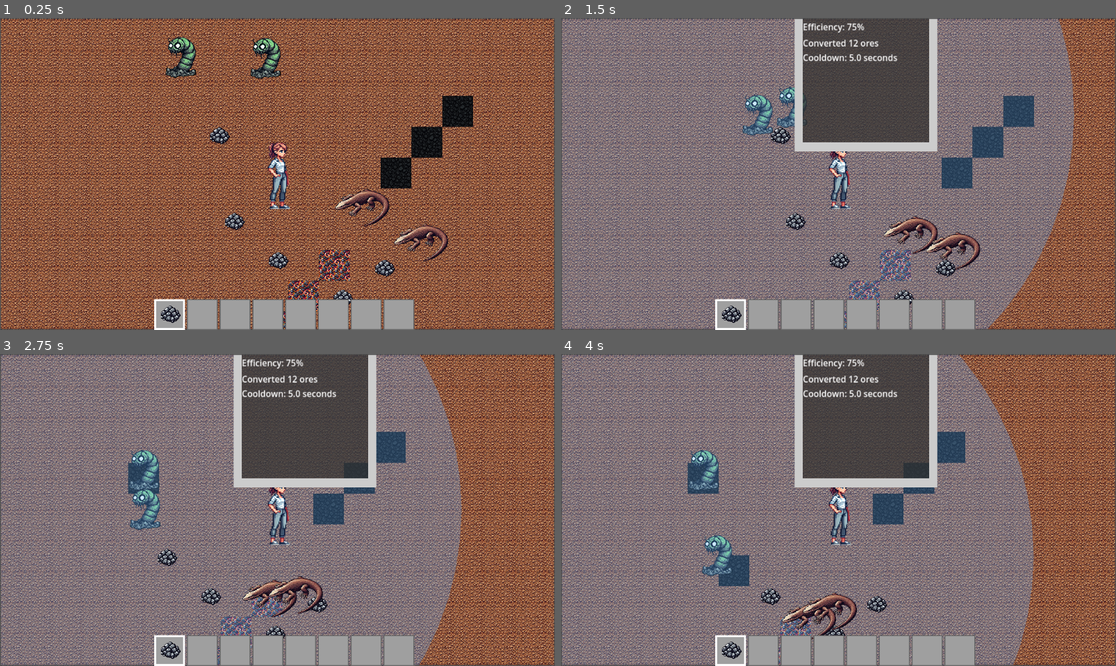
Above: before the commit, frames 1-4 (two rows, left to right).
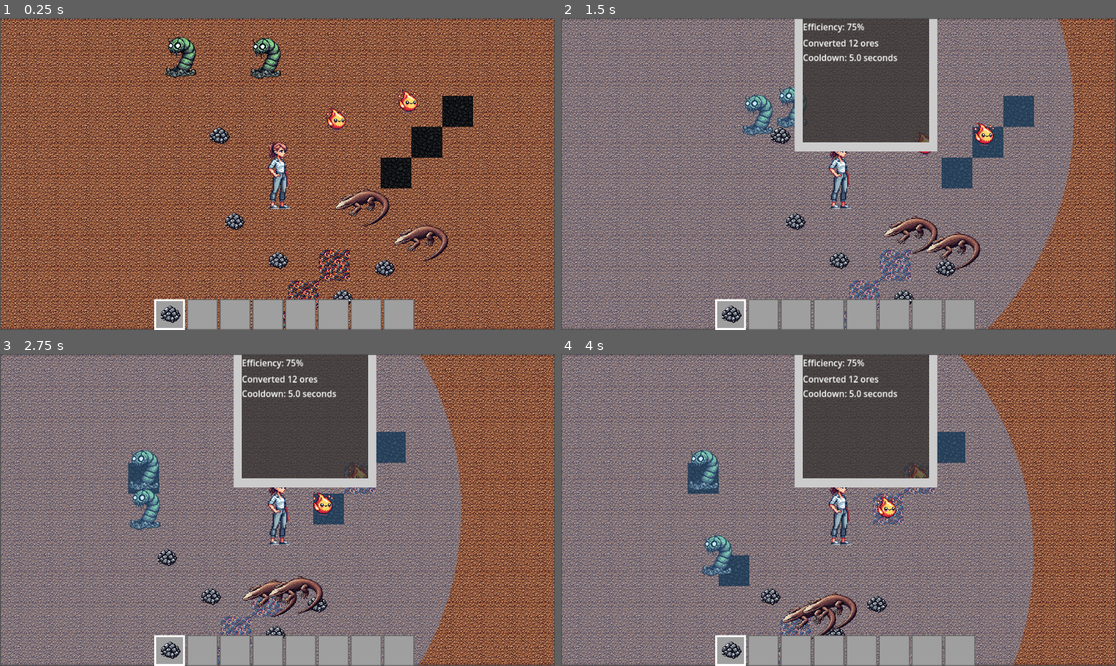
Above: after the commit, the same moments.

Repository: aaronjmcd2/ecomonster-project
Game: Godot game, scene res://scenes/Main.tscn
Same seed, same stepped clock (60 frames per second), same inputs: the game is played once before the commit and once after it.
Inputs (mouse positions are in pixels of both pictures, inside the frame that each line leads up to):
- Up to frame 1 (0.25 s): no input
- Up to frame 2 (1.5 s): drag from (821, 67) to (794, 220) at 0.52 s; drag from (755, 102) to (794, 220) at 1.27 s
- Up to frame 3 (2.75 s): move the mouse to (172, 650) at 2.02 s; hold Right (ui_right) from 2.03 s (still down); hold Ctrl from 2.03 s (still down); click (172, 650) at 2.17 s
- Up to frame 4 (4 s): release Right (ui_right) at 2.75 s; release Ctrl at 2.75 s; drag from (760, 650) to (877, 603) at 2.77 s; drag from (794, 650) to (866, 510) at 3.52 s

The runs differ from the first frame. In frame 1, 0.4% of the frame differs, in the area x 58-76%, y 22-37%; in frame 2, 0.2%; in frame 3, 0.4%; in frame 4, 0.7%, in the area x 56-68%, y 34-55%.

Commit message:
Updated FireElemental script

Diff:
--- a/scenes/Main.tscn
+++ b/scenes/Main.tscn
@@ -7,6 +7,7 @@
 [ext_resource type="PackedScene" uid="uid://diaywsr5x8gc8" path="res://scenes/CoalWorm.tscn" id="4_vcsgt"]
 [ext_resource type="PackedScene" uid="uid://b7he5tq8l7t7i" path="res://scenes/Dragon.tscn" id="6_c01mt"]
 [ext_resource type="PackedScene" uid="uid://ccfcrl5wxjvor" path="res://scenes/MonsterInfoPopup.tscn" id="7_nxtc6"]
+[ext_resource type="PackedScene" uid="uid://dmu5gj4pq8apf" path="res://scenes/FireElemental.tscn" id="9_lhr70"]
 [ext_resource type="PackedScene" uid="uid://dskqqlloghbas" path="res://scenes/UI/InventoryUI.tscn" id="9_q8u5g"]
 
 [node name="Main" type="Node2D"]
@@ -21,15 +22,9 @@
 
 [node name="CoalWorm" parent="TileMap" instance=ExtResource("4_vcsgt")]
 position = Vector2(-400, -353)
-search_radius = null
-cooldown_time = null
-speed = null
 
 [node name="CoalWorm2" parent="TileMap" instance=ExtResource("4_vcsgt")]
 position = Vector2(-596, -359)
-search_radius = null
-cooldown_time = null
-speed = null
 
 [node name="Player" parent="." instance=ExtResource("2_rvslj")]
 z_index = 10
@@ -61,3 +56,9 @@
 
 [node name="Dragon2" parent="." instance=ExtResource("6_c01mt")]
 position = Vector2(-97, 42)
+
+[node name="FireElemental" parent="." instance=ExtResource("9_lhr70")]
+position = Vector2(-293, -216)
+
+[node name="FireElemental2" parent="." instance=ExtResource("9_lhr70")]
+position = Vector2(-140, -257)
--- a/scripts/FireElemental.gd
+++ b/scripts/FireElemental.gd
@@ -1,49 +1,58 @@
+# FireElemental.gd
+# Handles Fire Elemental behavior: searching for coal, converting to lava, and wandering when idle.
+# Uses: SearchModule, ConversionModule, MonsterInfo, SearchRadiusDisplay
+
 extends CharacterBody2D
 
-@onready var search_display := $SearchRadiusDisplay  # ← Add this line
+@onready var search_display := $SearchRadiusDisplay
 
 @export var search_radius := 10
 @export var move_speed := 60.0
-@export var conversion_cooldown := 5
+@export var conversion_cooldown := 5.0
 
-var target_position = null
+var target_position = null  # ← Type will be inferred dynamically
 var is_busy := false
 var cooldown_timer := 0.0
 
 func _ready():
+	# Configure collision layers and search display
 	collision_layer = 2
 	collision_mask = 1
 
-	# ← Set visual search radius in pixels (tiles × 32)
 	if search_display:
 		search_display.set_radius(search_radius * 32)
 
 func _process(delta):
 	if is_busy:
-		cooldown_timer -= delta
-		if cooldown_timer <= 0.0:
-			is_busy = false
+		_handle_cooldown(delta)
+	elif target_position:
+		_move_toward_target(delta)
 	else:
-		if target_position:
-			move_toward_target(delta)
-		else:
-			search_for_coal()
+		_search_for_target()
 
-func search_for_coal():
-	var result = SearchModule.find_nearest_tile(global_position, search_radius, 0) # coal
+func _handle_cooldown(delta: float) -> void:
+	# Decrease cooldown and reset when ready
+	cooldown_timer -= delta
+	if cooldown_timer <= 0.0:
+		is_busy = false
+
+func _search_for_target() -> void:
+	# Attempts to find a coal tile using SearchModule
+	var result = SearchModule.find_nearest_tile(global_position, search_radius, 0)  # 0 = coal
 	if result:
 		target_position = result
 	else:
-		if not target_position:
-			pick_wander_target()
+		_pick_wander_target()
 
-func pick_wander_target():
-	var wander_distance = randf_range(32.0, 96.0)
+func _pick_wander_target() -> void:
+	# Choose a random nearby point to wander to
+	var distance = randf_range(32.0, 96.0)
 	var angle = randf_range(0, TAU)
-	var offset = Vector2(cos(angle), sin(angle)) * wander_distance
+	var offset = Vector2(cos(angle), sin(angle)) * distance
 	target_position = global_position + offset
 
-func move_toward_target(delta):
+func _move_toward_target(delta: float) -> void:
+	# Move toward current target position
 	if target_position == null:
 		return
 
@@ -52,24 +61,22 @@
 	move_and_slide()
 
 	if global_position.distance_to(target_position) < 4.0:
-		convert_coal_to_lava()
-		target_position = null
+		_convert_coal_to_lava()
+		target_position = null  # ← now valid because it's nullable
 		is_busy = true
 		cooldown_timer = conversion_cooldown
 
-func convert_coal_to_lava():
-	ConversionModule.replace_tile(target_position, 0, 2) # coal to lava
-	target_position = null
+func _convert_coal_to_lava() -> void:
+	# Calls ConversionModule to replace coal with lava
+	ConversionModule.replace_tile(target_position, 0, 2)  # 0 = coal, 2 = lava
 
 func _input_event(viewport, event, shape_idx):
+	# Handle left-click to show monster info popup
 	if event is InputEventMouseButton and event.pressed and event.button_index == MOUSE_BUTTON_LEFT:
-		print("Fire Elemental clicked!")
-
 		var info = {
 			"name": "Fire Elemental",
 			"efficiency": 100 if is_busy else 0,
 			"stats": "Currently Targeting: %s\nCooldown: %.1f seconds" % [str(target_position), conversion_cooldown],
-			"node": self  # ← Add this line to allow radius control
+			"node": self
 		}
-
 		MonsterInfo.show_info(info, event.position)
Not shown, added: Guides/EcoMonster_Collaboration_Guide.txt
Not shown: 1 places in scenes/Main.tscn that only renumber resources
